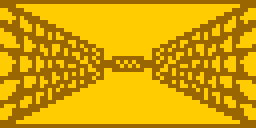
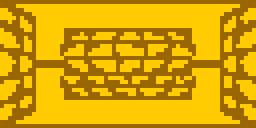
Comparing the layer stacks of the two w=256, h=128 images. Changes:
hid "hall-5-6" over [96, 48, 160, 80]
hid "wall-5" over [112, 56, 148, 72]
showed "hall-2-6", painted on it over [32, 16, 224, 112]
showed "wall-2" over [64, 28, 192, 100]
hid "guides #1" over [32, 16, 224, 112]
